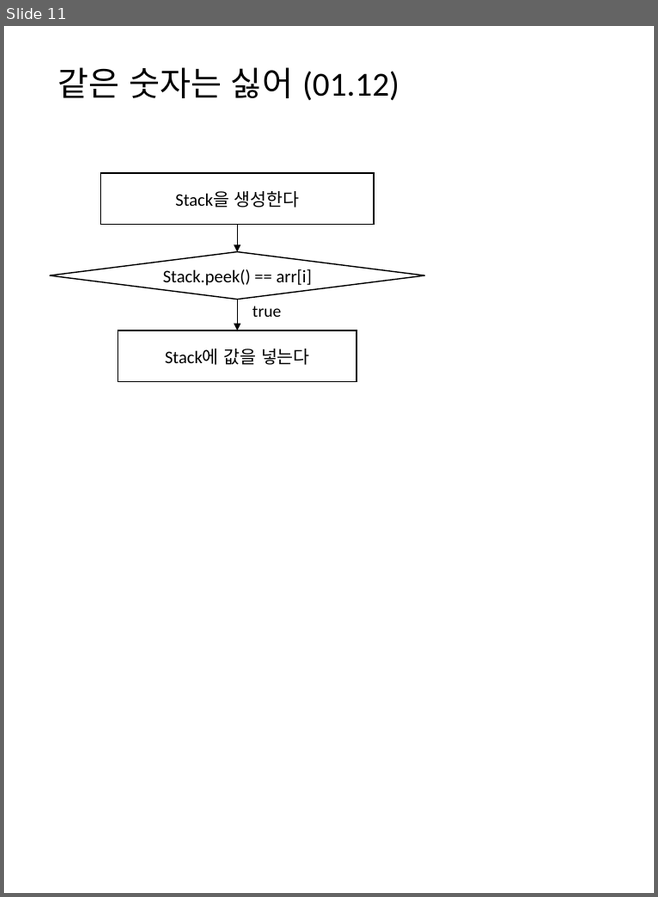
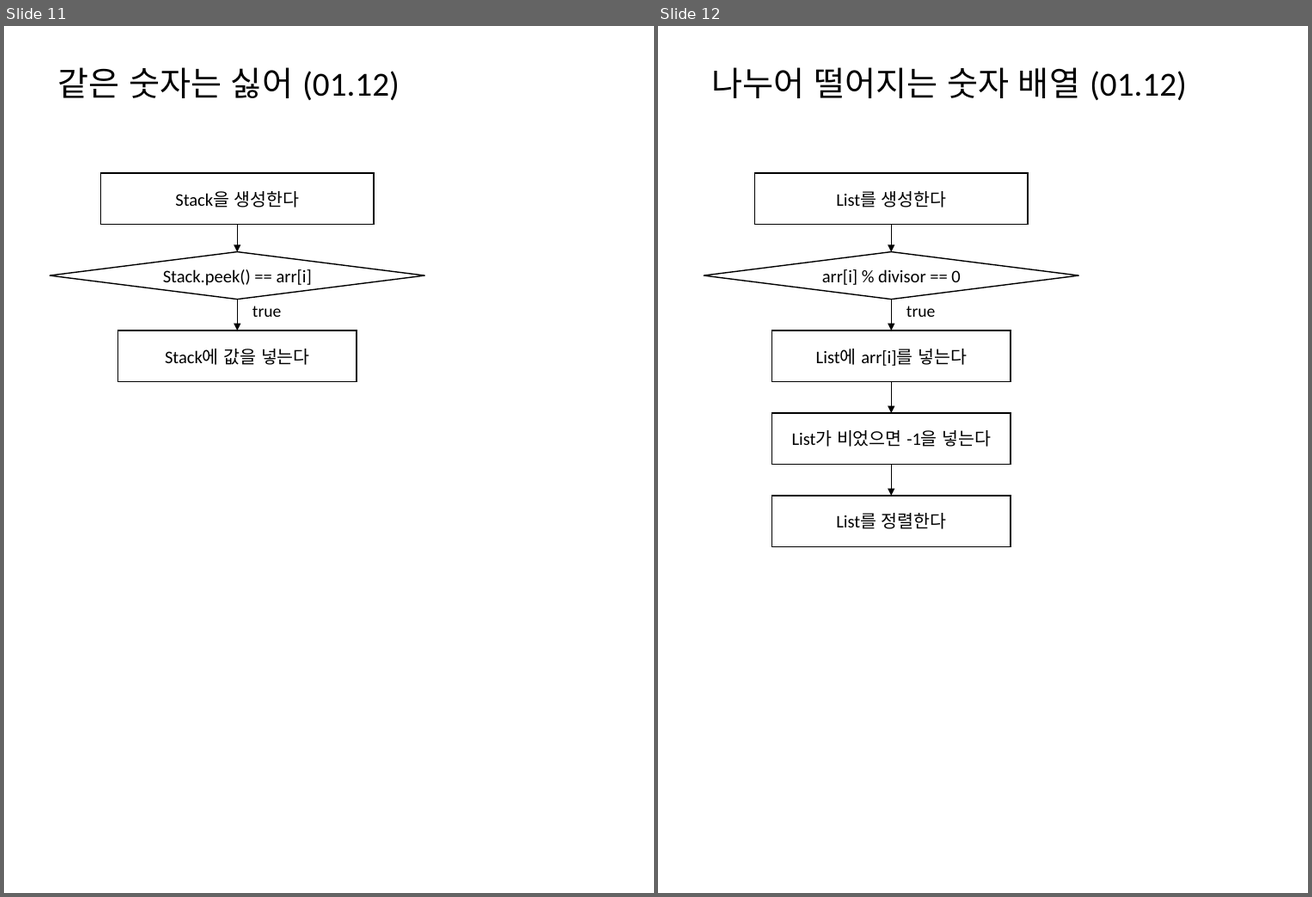
Before and after one commit to mornings9047/Algorithms_Programmers, a slide deck: 알고리즘_프로그래머스_Level01_순서도.pptx. Shown side by side, each under a label of ours: slide 11 before the commit, slides 11 and 12 after it. The pictures are 658x897 and 1312x897 pixels, drawn with LibreOffice and Linux fonts; fonts in the diff are those of the drawing. Boxes give left, top, right and bottom in pixels: in the first picture for what was removed or moved away, otherwise in the second. Text is boxed around its words. In the diff, an @@ line names an element or a change of style, - is before the commit and + after.

Commit message:
나누어 떨어지는 숫자 배열

```diff
--- a/알고리즘_프로그래머스_Level01_순서도.pptx
+++ b/알고리즘_프로그래머스_Level01_순서도.pptx
@@ slide 12 added at (658, 26, 1308, 893), background #FFFFFF @@
@@ title added at (711, 67, 1187, 101), 28 pt, text #000000 @@
+나누어 떨어지는 숫자 배열 (01.12)
@@ rectangle added at (755, 173, 1028, 225), outline #000000 1 pt, 14.7 pt, text #000000 @@
+List를 생성한다
@@ arrow added from (891, 225) to (891, 252), #000000 0.5 pt @@
@@ diamond added at (704, 252, 1079, 300), outline #000000 1 pt, 14.7 pt, text #000000 @@
+arr[i] % divisor == 0
@@ arrow added from (891, 299) to (891, 330), #000000 0.5 pt @@
@@ text added at (907, 306, 935, 317), 14 pt, text #000000 @@
+true
@@ rectangle added at (772, 330, 1011, 381), outline #000000 1 pt, 14.7 pt, text #000000 @@
+List에 arr[i]를 넣는다
@@ arrow added from (891, 381) to (891, 413), #000000 0.5 pt @@
@@ rectangle added at (772, 413, 1011, 464), outline #000000 1 pt, 14.7 pt, text #000000 @@
+List가 비었으면 -1을 넣는다
@@ arrow added from (891, 464) to (891, 496), #000000 0.5 pt @@
@@ rectangle added at (772, 496, 1011, 547), outline #000000 1 pt, 14.7 pt, text #000000 @@
+List를 정렬한다
```
Also in this commit, not shown: 2 other files.
